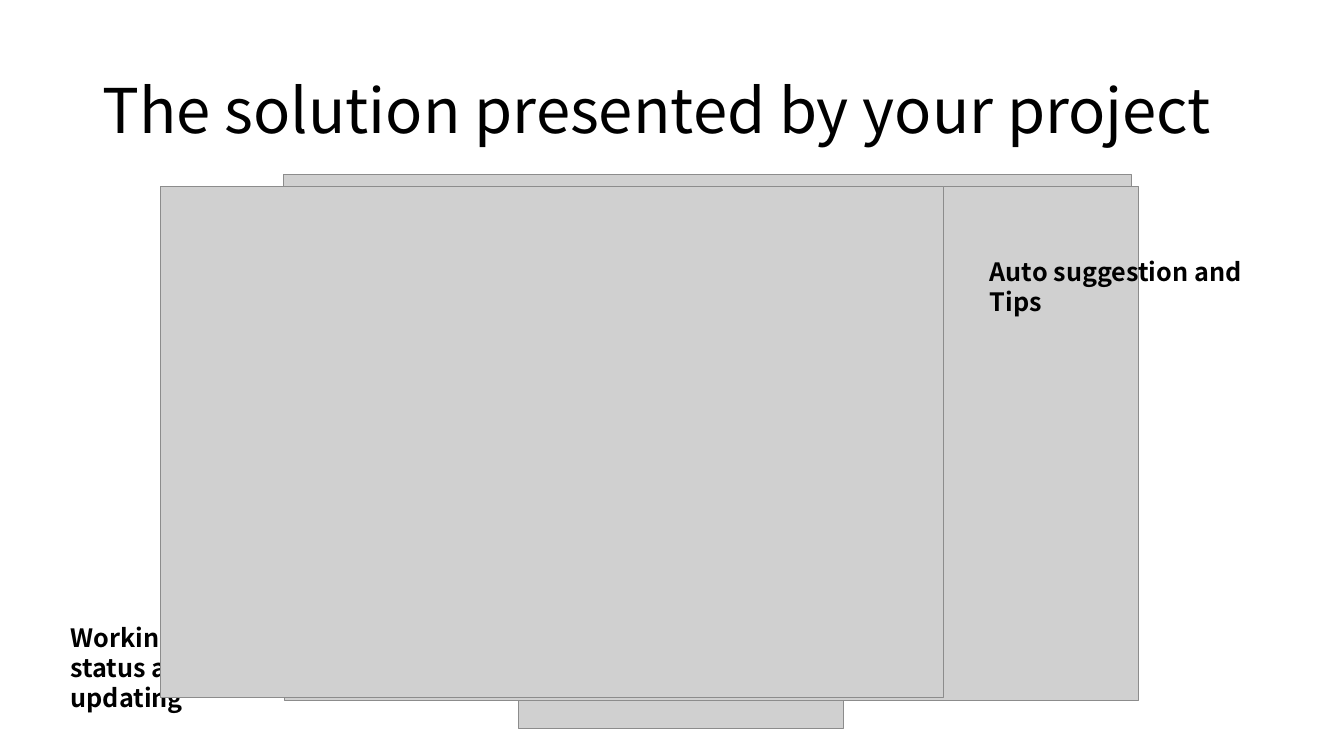
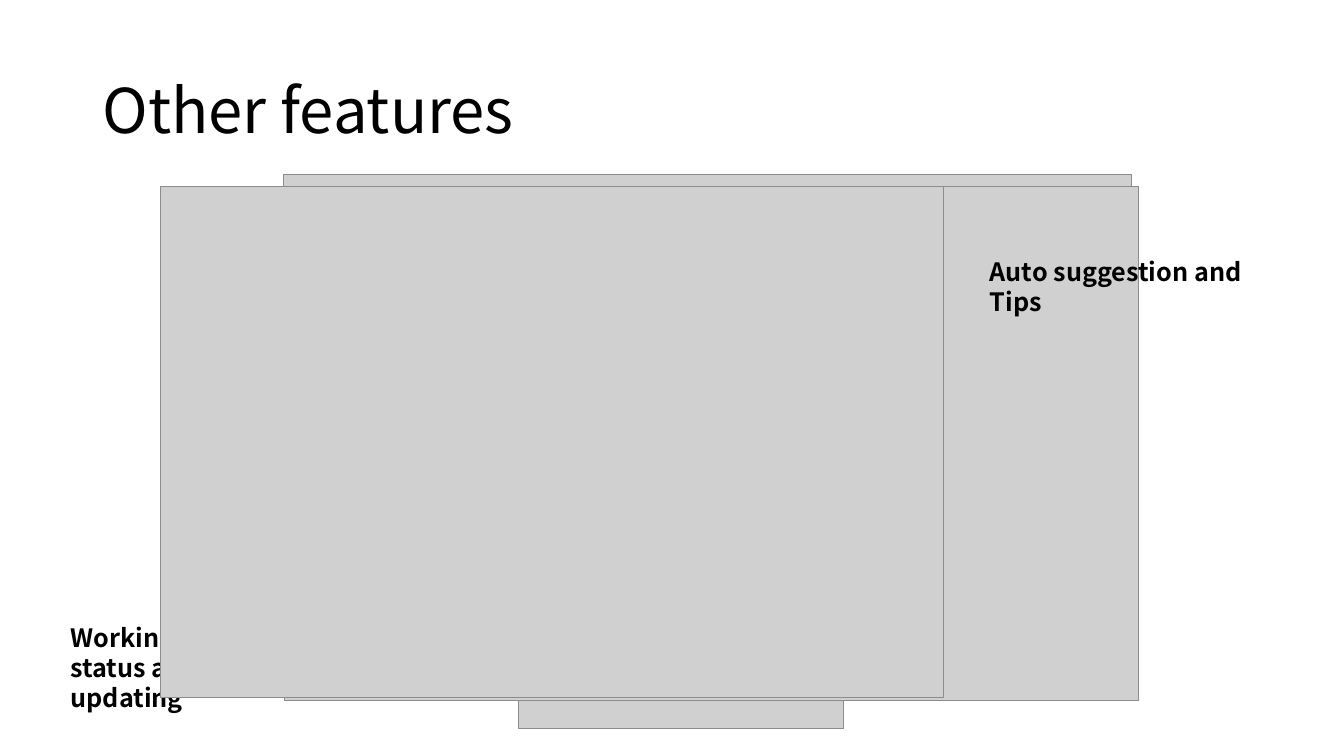
Before and after one commit to kristol07/Csharp--, a slide deck: slide 5 of EmployeeHealthRecord.WFApp.v3/Presentation/Presentation-2020-04-28.pptx (slide 6 before the commit). Drawn at 1344x756 pixels with LibreOffice and Linux fonts; fonts in the diff are those of the drawing; grey boxes stand for pictures. Boxes give left, top, right and bottom in pixels: in the first picture for what was removed or moved away, otherwise in the second. Text is boxed around its words. In the diff, an @@ line names an element or a change of style, - is before the commit and + after.

```diff
--- a/EmployeeHealthRecord.WFApp.v3/Presentation/Presentation-2020-04-28.pptx
+++ b/EmployeeHealthRecord.WFApp.v3/Presentation/Presentation-2020-04-28.pptx
@@ title at (102, 83, 514, 134): text changed @@
-The solution presented by your project
+Other features
```
Also in this commit, not shown: 4 other slides changed, 1 other file.
